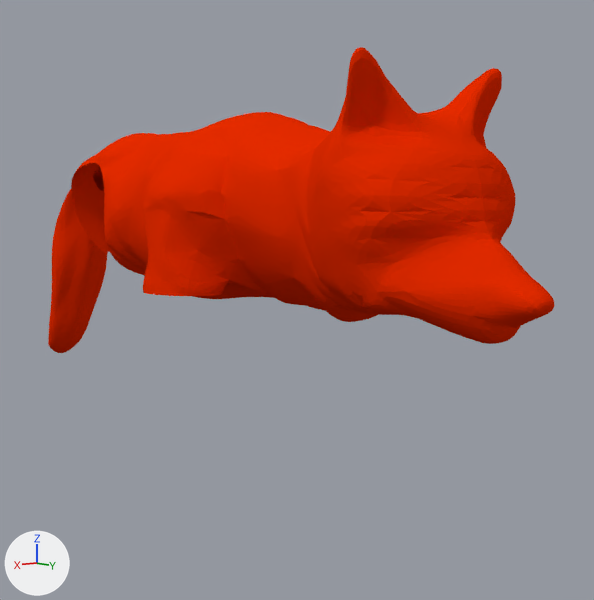
Two versions of the Blender file wolf.blend, one commit apart.
Before and after are seen from a 50 mm camera at (4.13, 7.35, 0.07) aimed at (-1.13, 0.64, -0.92). Arrows for +X, +Y and +Z are at lower left; the lights stay in place.
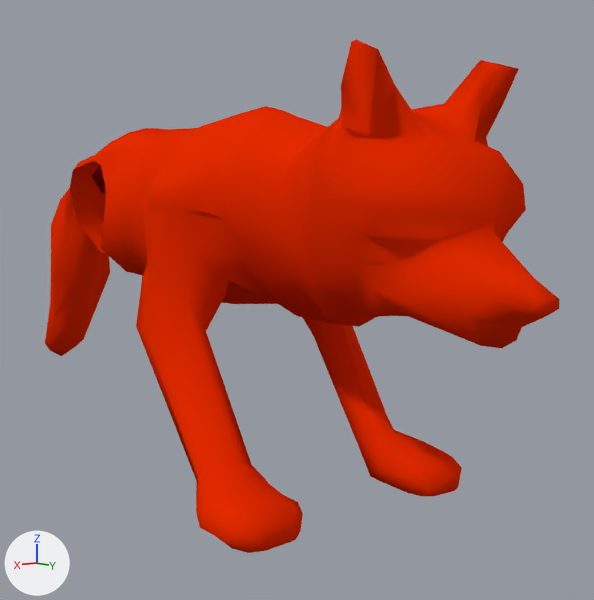
Pixel boxes (x1, y1, x2, y2) of what changed, in the pictures (594 x 600 px):
'Cube', reshaped, modifiers changed (68% taller)
    before: (48, 47, 555, 353)
    after: (45, 39, 559, 553)
part 1 of me_cube_001, added (red)
    after: (136, 292, 462, 553)
part 2 of me_cube_001, shading changed
    before: (49, 47, 555, 338)
    after: (45, 39, 559, 346)

Diff of the bpy script that builds the scene:
```diff
--- a/wolf.blend.py
+++ b/wolf.blend.py
@@ me_cube_001 @@
 # used by ob_cube; location = (-0.42, 3.15, 0.67)
-me_cube_001.from_pydata(...)  # 266 vertices, 445 faces, 2 loose edges; spans x -1.09..0.04, y -7.28..1.08, z -2.77..0.52
+me_cube_001.from_pydata(...)  # 321 vertices, 551 faces, 2 loose edges; spans x -1.34..0.04, y -7.28..1.08, z -3.22..0.52
+# me_cube_001 part 1
+# 55 vertices are added at x -1.34..-0.59, y -2.68..-0.62, z -3.22..-1.7
+# 106 new faces join them
+# me_cube_001 part 2: 445 kept faces spanning x -1.09..0.04, y -7.28..1.08, z -2.77..0.52 are now shaded smooth
 me_cube_001.materials.append(mat_material)
@@ ob_cube @@
 _m = ob_cube.modifiers.new('Mirror', 'MIRROR')
 _m.merge_threshold = 0.111
-_m = ob_cube.modifiers.new('Subsurf', 'SUBSURF')
-_m.render_levels = 4
```
